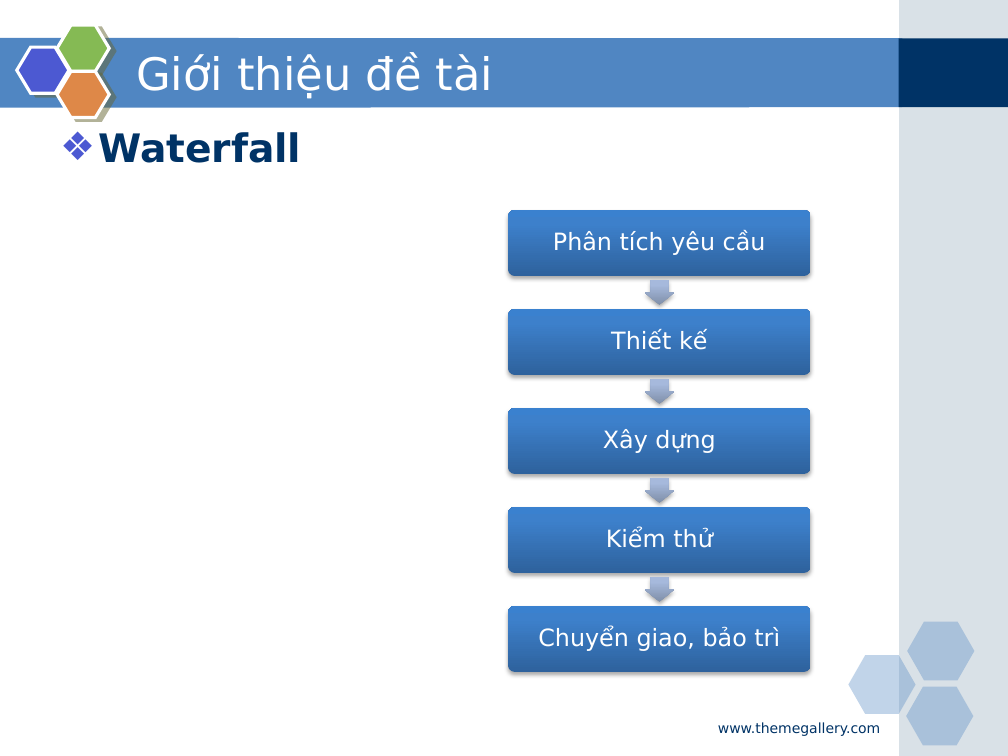
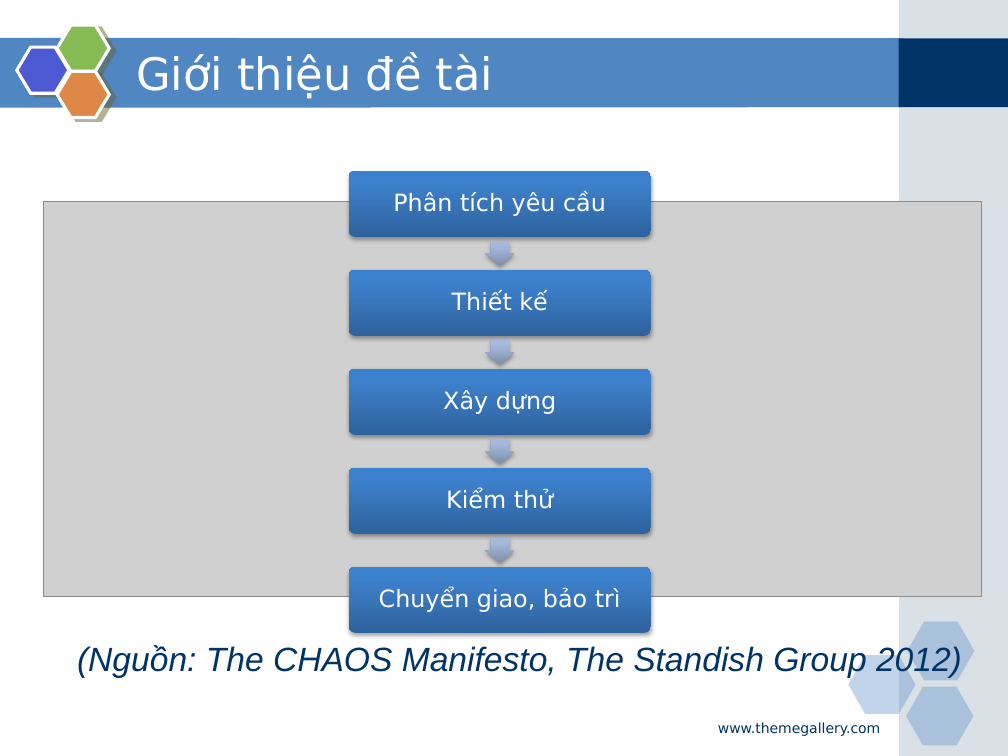
Before and after one commit to phamduong/graduation-project-agile-tool, a slide deck: slide 3 of Báo cáo/Slide bao cao.pptx (slide 7 before the commit). Drawn at 1008x756 pixels with LibreOffice and Linux fonts; fonts in the diff are those of the drawing; grey boxes stand for pictures. Boxes give left, top, right and bottom in pixels: in the first picture for what was removed or moved away, otherwise in the second. Text is boxed around its words. In the diff, an @@ line names an element or a change of style, - is before the commit and + after.

```diff
--- a/Báo cáo/Slide bao cao.pptx
+++ b/Báo cáo/Slide bao cao.pptx
@@ text removed at box(98, 132, 301, 163) @@
-❖ Waterfall
@@ picture added at box(43, 202, 982, 597) @@
@@ 5 texts, 5 rounded rectangles, 4 right arrows: place and size @@
-5 texts, 5 rounded rectangles, 4 right arrows at box(508, 210, 810, 671)
+5 texts, 5 rounded rectangles, 4 right arrows at box(349, 171, 651, 632)
@@ text added at box(77, 644, 962, 678), 24 pt, text #003366, italic @@
+(Nguồn: The CHAOS Manifesto, The Standish Group 2012)
```
Also in this commit, not shown: 3 other slides changed, 8 slides added, 2 slides removed, 9 other files.
